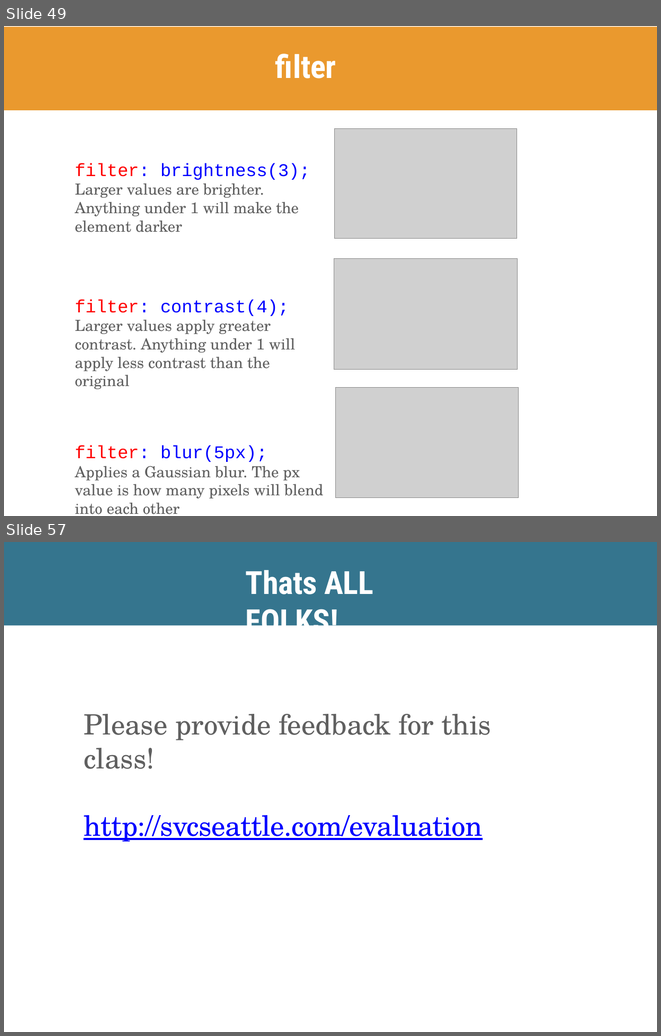
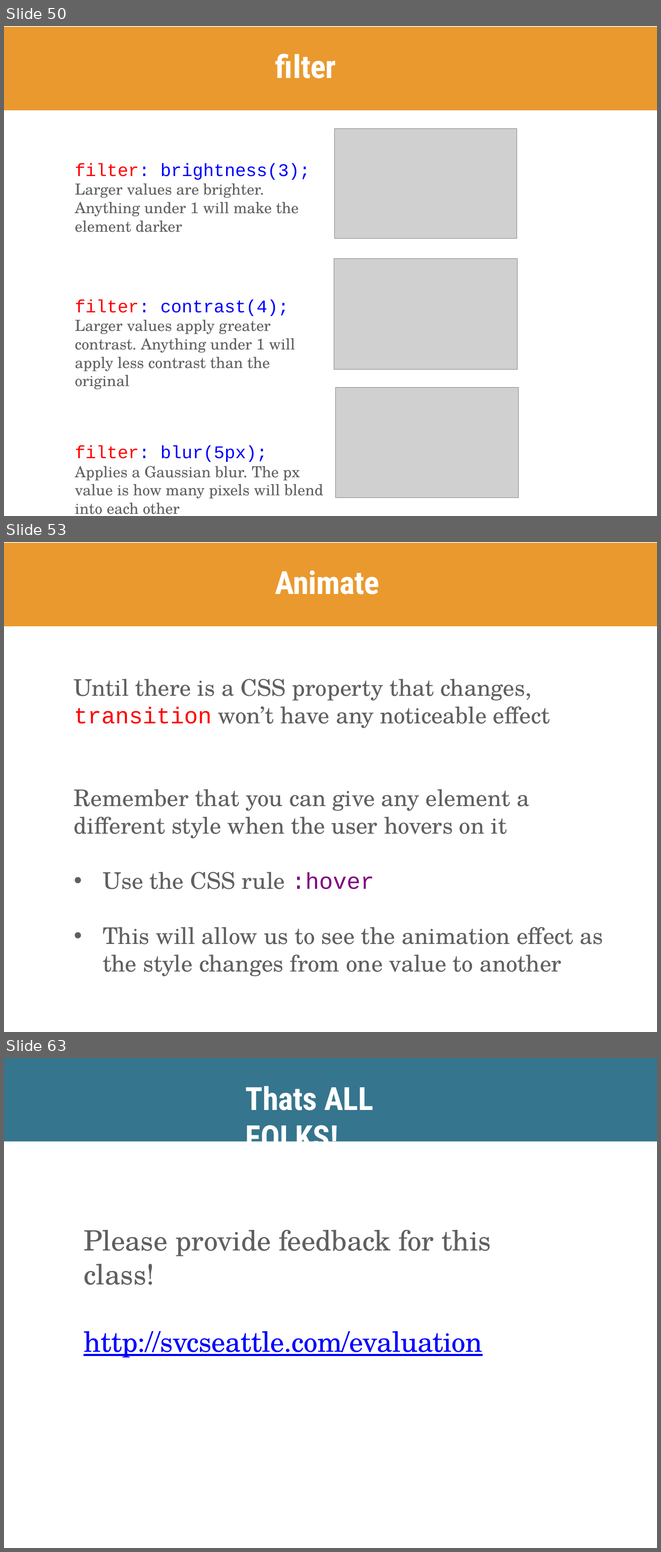
Before and after one commit to skornfeld/svc-class-jan-2018, a slide deck: slides/week-5.pptx. Shown one above the other, each under a label of ours: slides 49 and 57 before the commit, slides 50, 53 and 63 after it; the slides between them are not shown. The pictures are 661x1036 and 661x1552 pixels, drawn with LibreOffice and Linux fonts; fonts in the diff are those of the drawing; grey boxes stand for pictures. Boxes give left, top, right and bottom in pixels: in the first picture for what was removed or moved away, otherwise in the second. Text is boxed around its words. In the diff, an @@ line names an element or a change of style, - is before the commit and + after.

```diff
--- a/slides/week-5.pptx
+++ b/slides/week-5.pptx
@@ slide 53 added at (4,542,657,1032), background #FFFFFF @@
@@ freeform shape added at (4,543,657,626), fill #EA992E @@
@@ title added at (275,570,379,594), 50 pt, text #FFFFFF, bold @@
+Animate
@@ text added at (74,679,603,976), 36 pt, text #5F5F5F @@
+Until there is a CSS property that changes, transition won’t have any noticeable effect
+Remember that you can give any element a different style when the user hovers on it
+• Use the CSS rule :hover
+• This will allow us to see the animation effect as the style changes from one value to another
@@ what was slide 49 is now slide 50 @@
@@ what was slide 57 is now slide 63 @@
```
Also in this commit, not shown: 10 slides changed, 8 other slides added, 3 slides removed, 2 other files.
